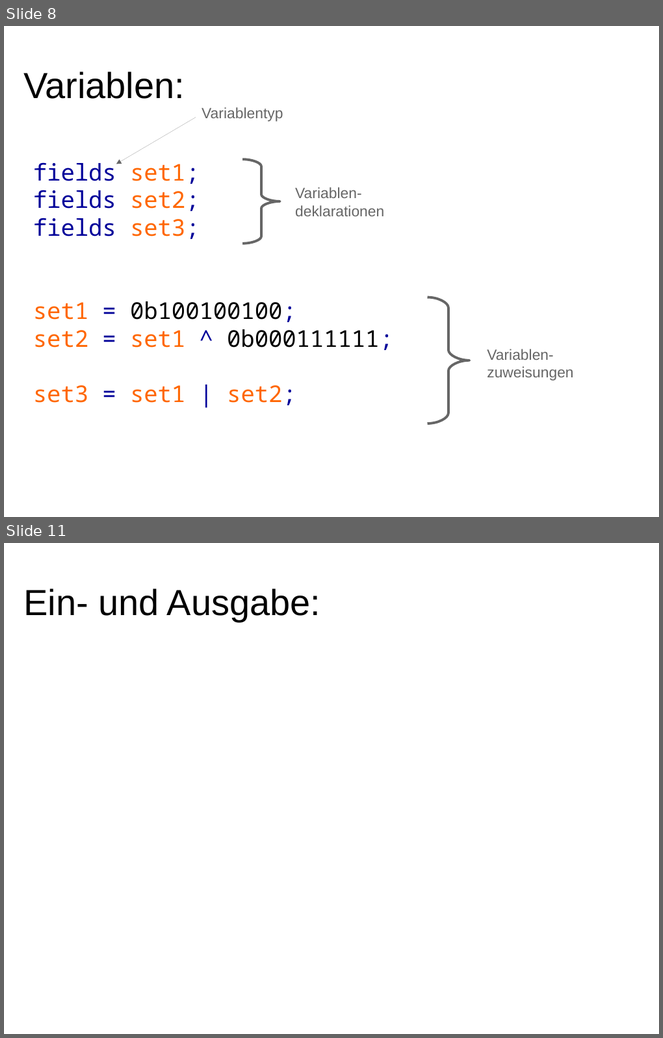
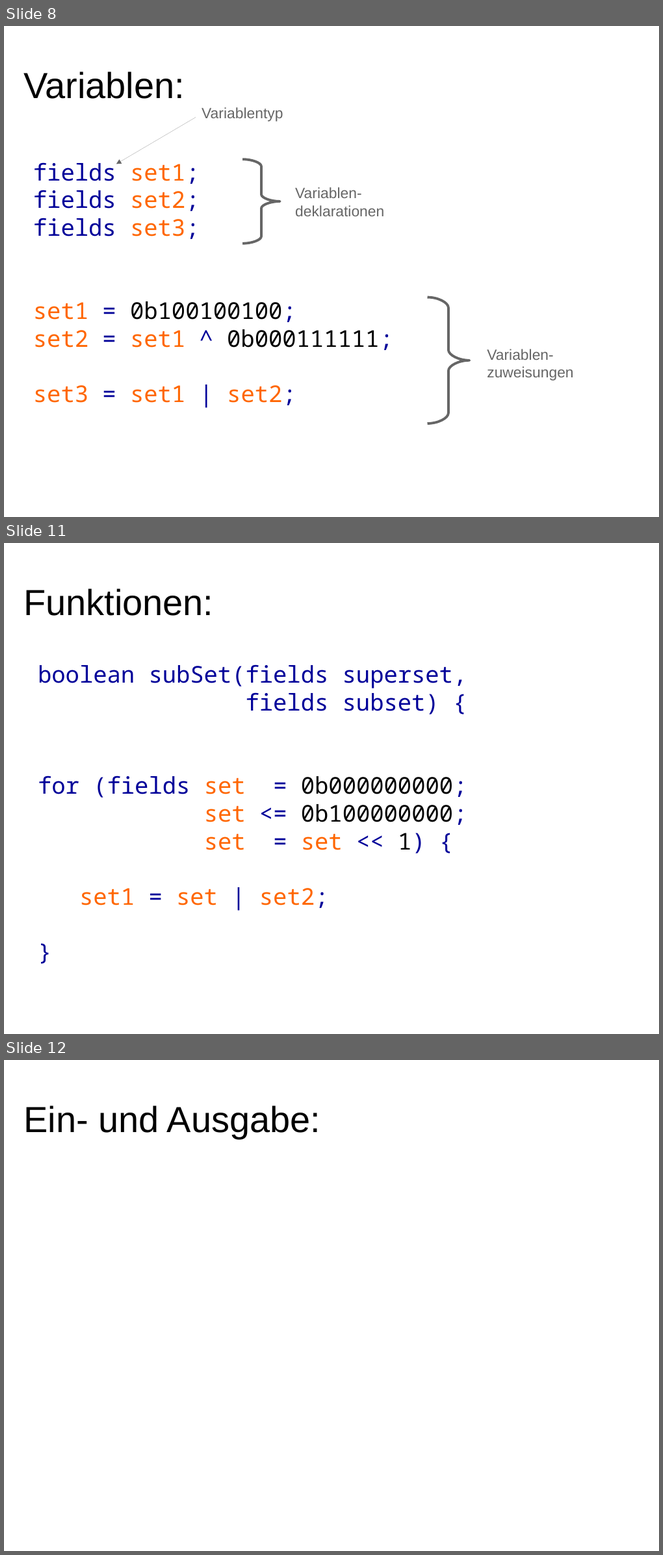
Before and after one commit to hotwolf/TicTacToe, a slide deck: Workshop/Software.odp. Shown one above the other, each under a label of ours: slides 8 and 11 before the commit, slides 8, 11 and 12 after it; the slides between them are not shown. The pictures are 663x1038 and 663x1555 pixels, drawn with LibreOffice and Linux fonts; fonts in the diff are those of the drawing. Boxes give left, top, right and bottom in pixels: in the first picture for what was removed or moved away, otherwise in the second. Text is boxed around its words. In the diff, an @@ line names an element or a change of style, - is before the commit and + after.

```diff
--- a/Workshop/Software.odp
+++ b/Workshop/Software.odp
@@ slide 11 added at (4,543,659,1034), background #FFFFFF @@
@@ text added at (24,589,214,616), 44 pt, text #000000 @@
+Funktionen:
@@ text added at (38,665,467,908), 28 pt, text #000099 @@
+boolean subSet(fields superset,
+fields subset) {
+for (fields set = 0b000000000;
+set <= 0b100000000;
+set = set << 1) {
+set1 = set | set2;
+}
@@ what was slide 11 is now slide 12 @@
```
Also in this commit, not shown: 1 slide changed, 1 other slide added, 1 slide removed.
